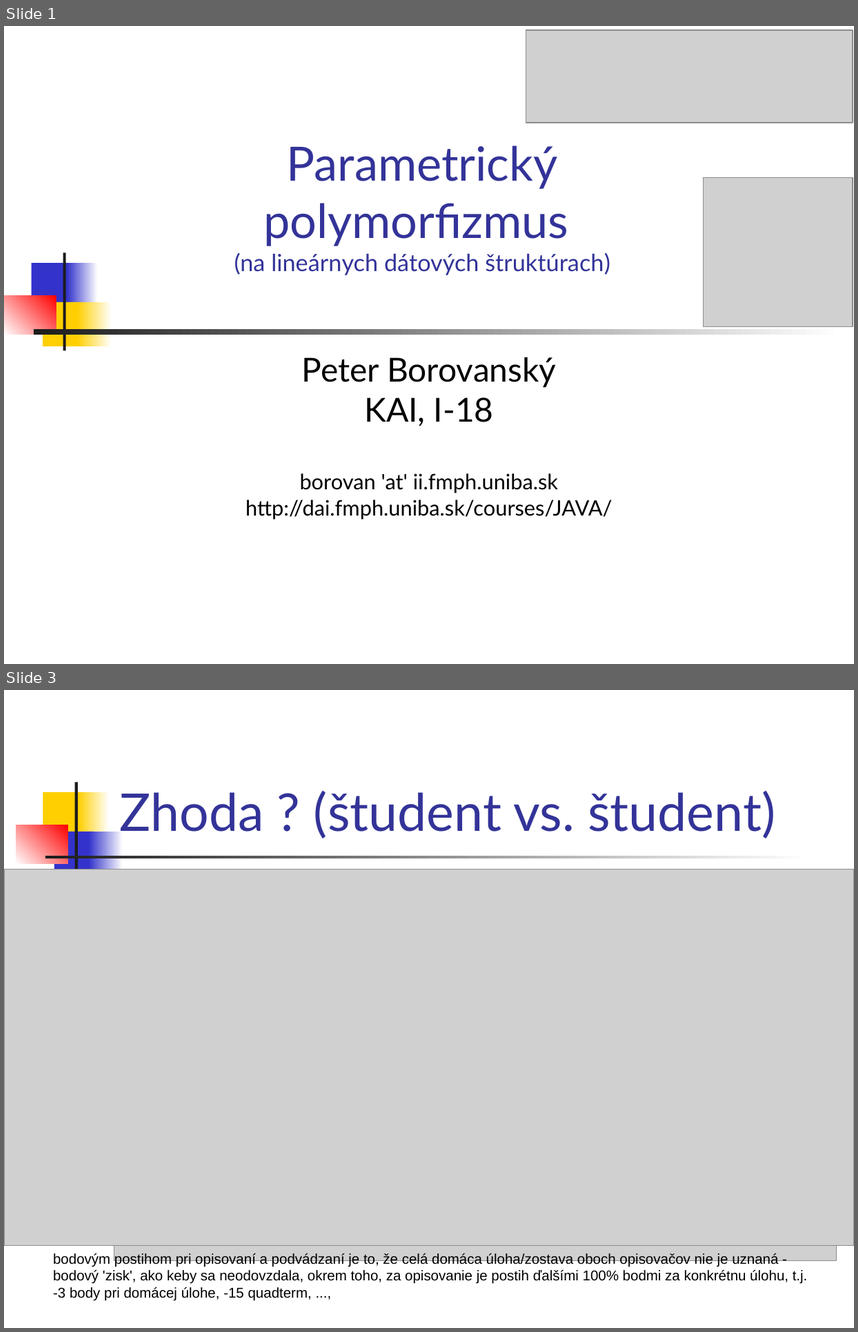
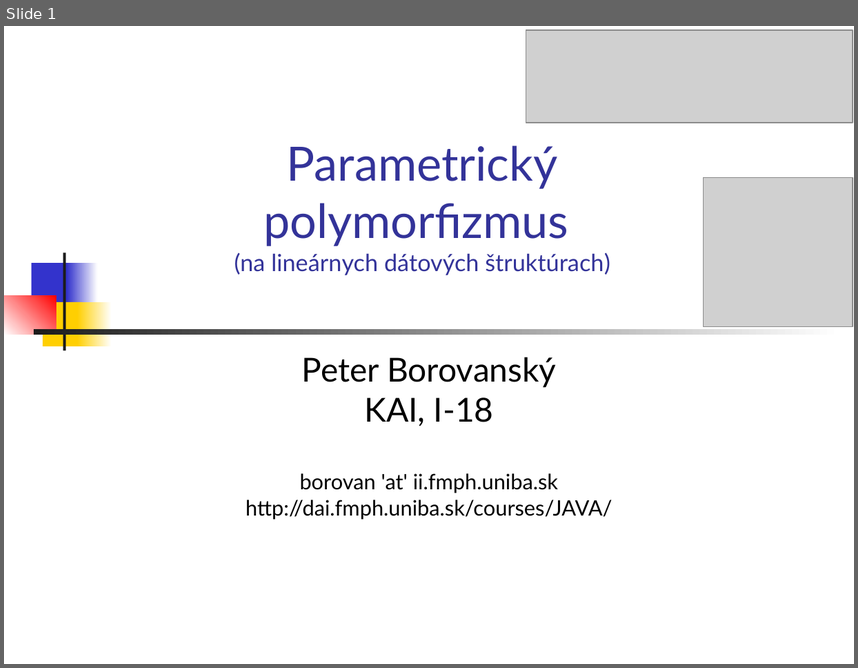
Before and after one commit to Programovanie4/Prednasky, a slide deck: 05/05_java.ppt. Shown one above the other, each under a label of ours: slides 1 and 3 before the commit, slide 1 after it; the slides between them are not shown. The pictures are 858x1332 and 858x668 pixels, drawn with LibreOffice and Linux fonts; fonts in the diff are those of the drawing; grey boxes stand for pictures. Boxes give left, top, right and bottom in pixels: in the first picture for what was removed or moved away, otherwise in the second. Text is boxed around its words. In the diff, an @@ line names an element or a change of style, - is before the commit and + after.

```diff
--- a/05/05_java.ppt
+++ b/05/05_java.ppt
@@ slide 3 removed at [4,690,854,1328], background #FFFFFF @@
@@ rectangle removed at [43,792,84,836] @@
@@ rectangle removed at [74,782,77,880] @@
@@ rectangle removed at [79,792,110,836] @@
@@ title removed at [119,791,776,838] @@
-Zhoda ? (študent vs. študent)
@@ rectangle removed at [16,825,67,863] @@
@@ rectangle removed at [54,831,93,876] @@
@@ rectangle removed at [89,831,123,876] @@
@@ picture removed at [4,869,854,1245] @@
@@ rectangle removed at [45,856,810,858] @@
@@ picture removed at [114,878,836,1261] @@
@@ text removed at [53,1253,808,1301] @@
-bodovým postihom pri opisovaní a podvádzaní je to, že celá domáca úloha/zostava oboch opisovačov nie je uznaná - bodový 'zisk', ako keby sa neodovzdala, okrem toho, za opisovanie je postih ďalšími 100% bodmi za konkrétnu úlohu, t.j. -3 body pri domácej úlohe, -15 quadterm, ...,
```
Also in this commit, not shown: 5 slides changed, 3 slides added, 4 other slides removed, 2 other files.
